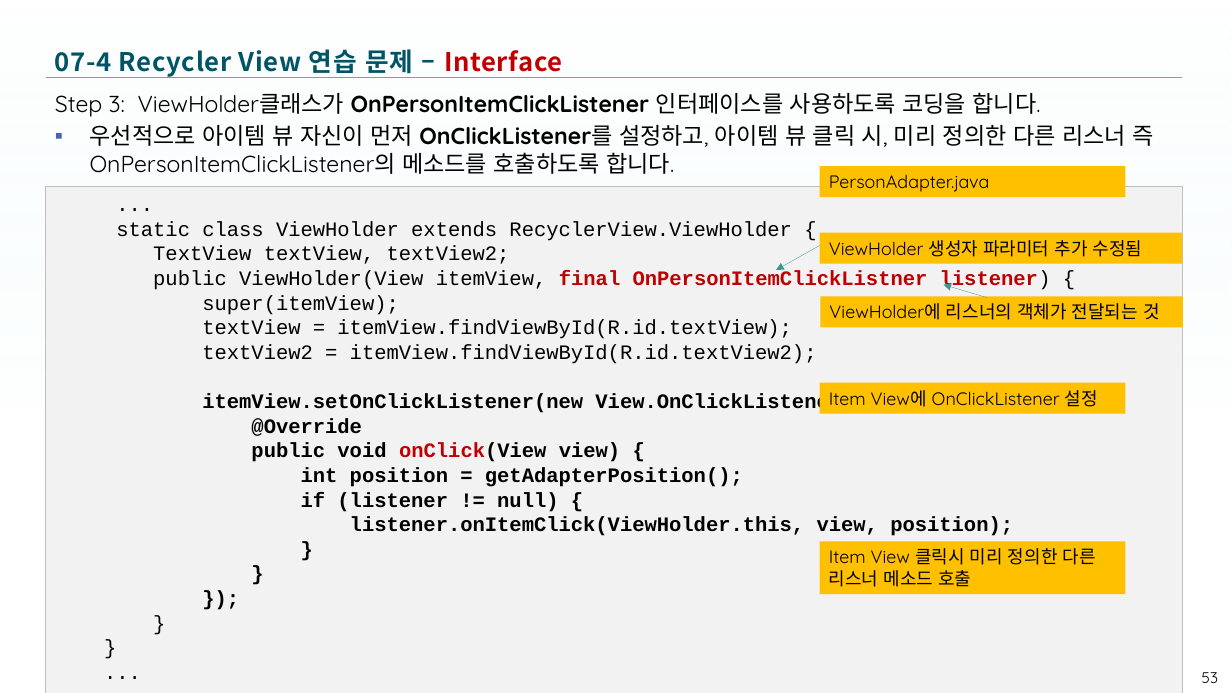
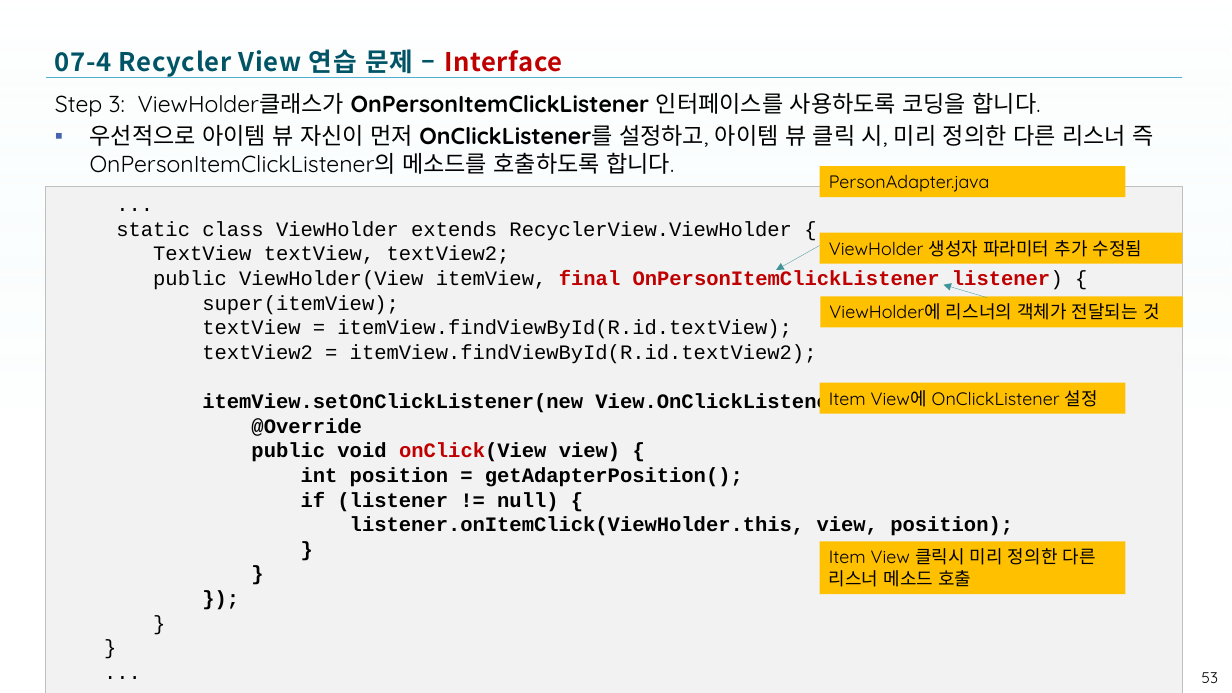
Before and after one commit to tae7841/HuStarAS, a slide deck: slide 53 of ppts/07Widget.pptx. Drawn at 1232x693 pixels with LibreOffice and Linux fonts; fonts in the diff are those of the drawing; background and template pictures are left out. Boxes give left, top, right and bottom in pixels: in the first picture for what was removed or moved away, otherwise in the second. Text is boxed around its words. In the diff, an @@ line names an element or a change of style, - is before the commit and + after.

```diff
--- a/ppts/07Widget.pptx
+++ b/ppts/07Widget.pptx
@@ text in rectangle at (153,270,1063,291): text changed @@
-public ViewHolder(View itemView, final OnPersonItemClickListner listener) {
+public ViewHolder(View itemView, final OnPersonItemClickListener listener) {
```
Also in this commit, not shown: 6 other slides changed, 8 slides added.
